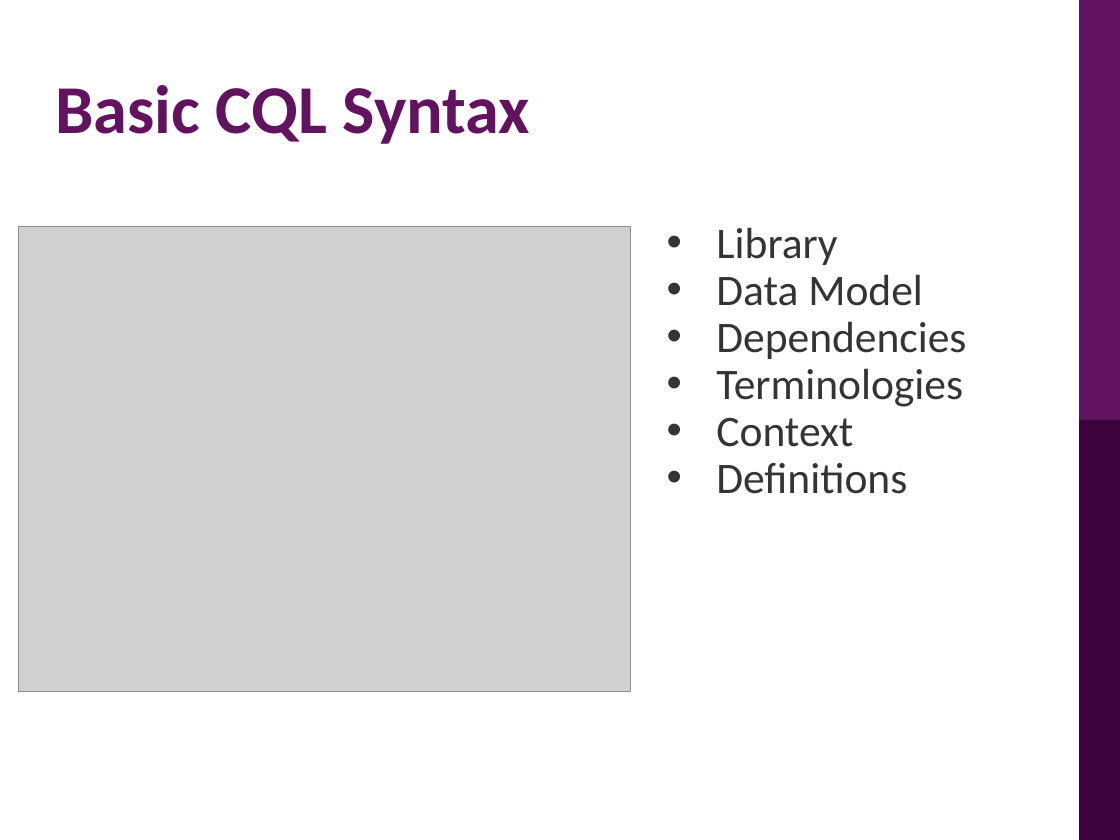
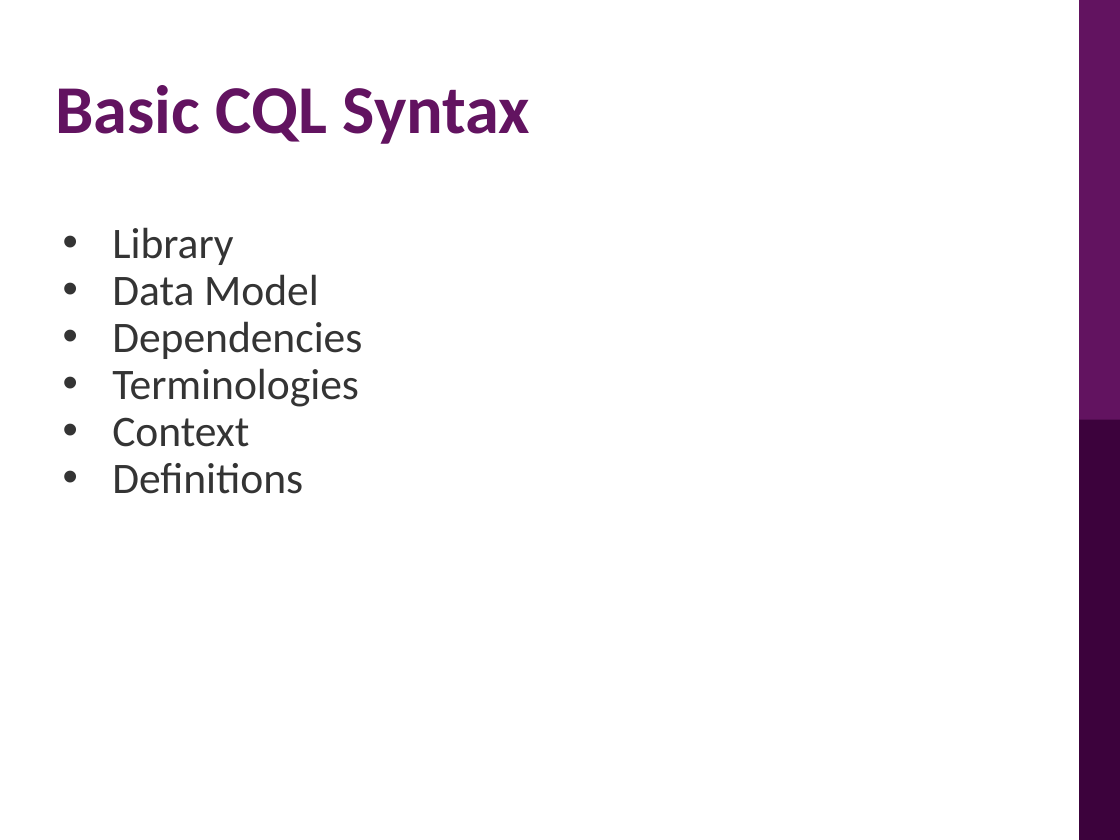
Before and after one commit to Prayance/Tutorial-CQL, a slide deck: slide 4 of Introduction on CQL.pptx. Drawn at 1120x840 pixels with LibreOffice and Linux fonts; fonts in the diff are those of the drawing; grey boxes stand for pictures; background and template pictures are left out. Boxes give left, top, right and bottom in pixels: in the first picture for what was removed or moved away, otherwise in the second. Text is boxed around its words. In the diff, an @@ line names an element or a change of style, - is before the commit and + after.

```diff
--- a/Introduction on CQL.pptx
+++ b/Introduction on CQL.pptx
@@ text "Library": place and size @@
-text "Library" at (716,227,966,494)
+text "Library" at (112,227,362,494)
@@ picture removed at (19,226,631,691) @@
```
Also in this commit, not shown: 1 other slide changed, 1 slide added, 1 other file.
